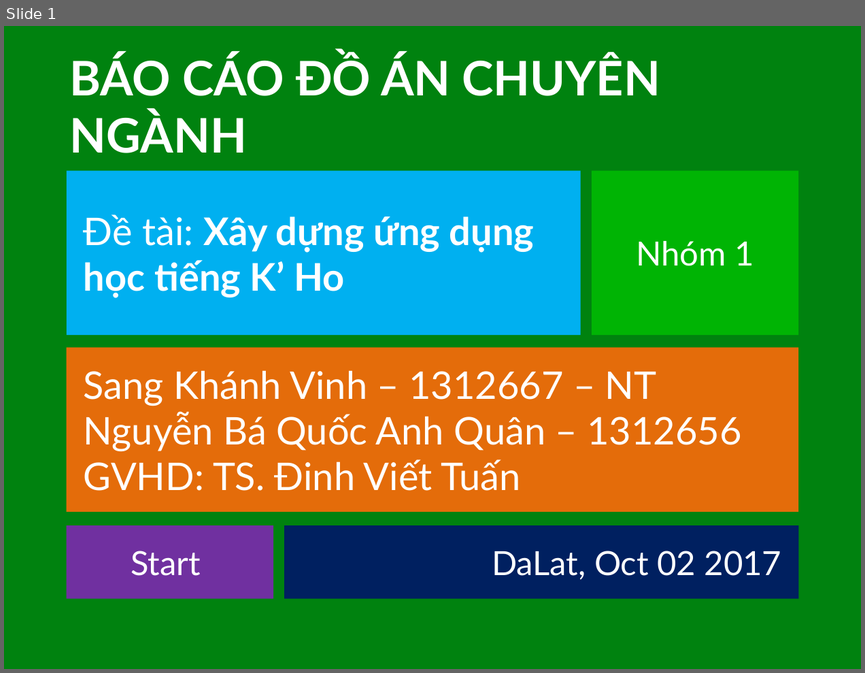
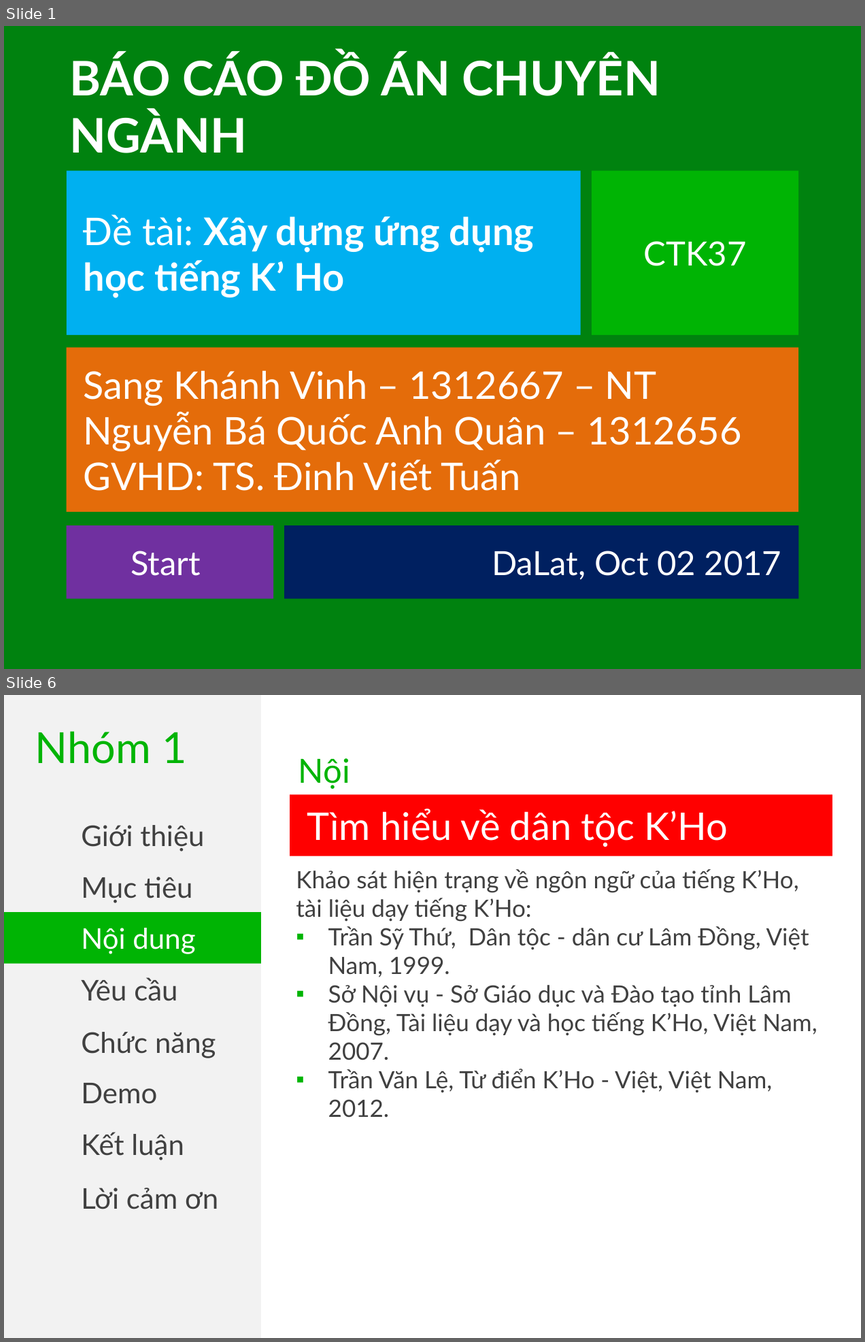
Before and after one commit to khanhvinhit/Do-An, a slide deck: THESIS/BaoCaov1.pptx. Shown one above the other, each under a label of ours: slide 1 before the commit, slides 1 and 6 after it; the slides between them are not shown. The pictures are 865x673 and 865x1342 pixels, drawn with LibreOffice and Linux fonts; fonts in the diff are those of the drawing. Boxes give left, top, right and bottom in pixels: in the first picture for what was removed or moved away, otherwise in the second. Text is boxed around its words. In the diff, an @@ line names an element or a change of style, - is before the commit and + after.

```diff
--- a/THESIS/BaoCaov1.pptx
+++ b/THESIS/BaoCaov1.pptx
@@ slide 6 added at [4, 695, 861, 1338], background #FFFFFF @@
@@ rectangle added at [4, 695, 261, 1338], fill #F2F2F2 @@
@@ text added at [35, 731, 187, 764], 36 pt, text #00B404 @@
+Nhóm 1
@@ text added at [298, 758, 371, 830], 28 pt, text #00B404 @@
+Nội dung
@@ rectangle added at [290, 794, 832, 856], fill #FF0000, 32 pt, text #FFFFFF @@
+Tìm hiểu về dân tộc K’Ho
@@ text added at [81, 825, 204, 851], 24 pt, text #404040 @@
+Giới thiệu
@@ rectangle added at [4, 860, 261, 912], fill #F2F2F2, 24 pt, text #404040 @@
+Mục tiêu
@@ text added at [296, 869, 817, 1093], 20 pt, text #404040 @@
+Khảo sát hiện trạng về ngôn ngữ của tiếng K’Ho, tài liệu dạy tiếng K’Ho:
+▪ Trần Sỹ Thứ, Dân tộc - dân cư Lâm Đồng, Việt Nam, 1999.
+▪ Sở Nội vụ - Sở Giáo dục và Đào tạo tỉnh Lâm Đồng, Tài liệu dạy và học tiếng K’Ho, Việt Nam, 2007.
+▪ Trần Văn Lệ, Từ điển K’Ho - Việt, Việt Nam, 2012.
@@ rectangle added at [4, 912, 261, 963], fill #00B404, 24 pt, text #FFFFFF @@
+Nội dung
@@ rectangle added at [4, 963, 261, 1015], fill #F2F2F2, 24 pt, text #404040 @@
+Yêu cầu
@@ text added at [81, 1032, 216, 1058], 24 pt, text #404040 @@
+Chức năng
@@ text added at [81, 1083, 157, 1104], 24 pt, text #404040 @@
+Demo
@@ text added at [81, 1132, 184, 1160], 24 pt, text #404040 @@
+Kết luận
@@ text added at [81, 1187, 218, 1209], 24 pt, text #404040 @@
+Lời cảm ơn
@@ slide 1 changed as well @@
@@ text in rectangle at [644, 241, 747, 266]: text changed @@
-Nhóm 1
+CTK37
```
Also in this commit, not shown: 4 other slides changed, 22 other slides added, 2 other files.
